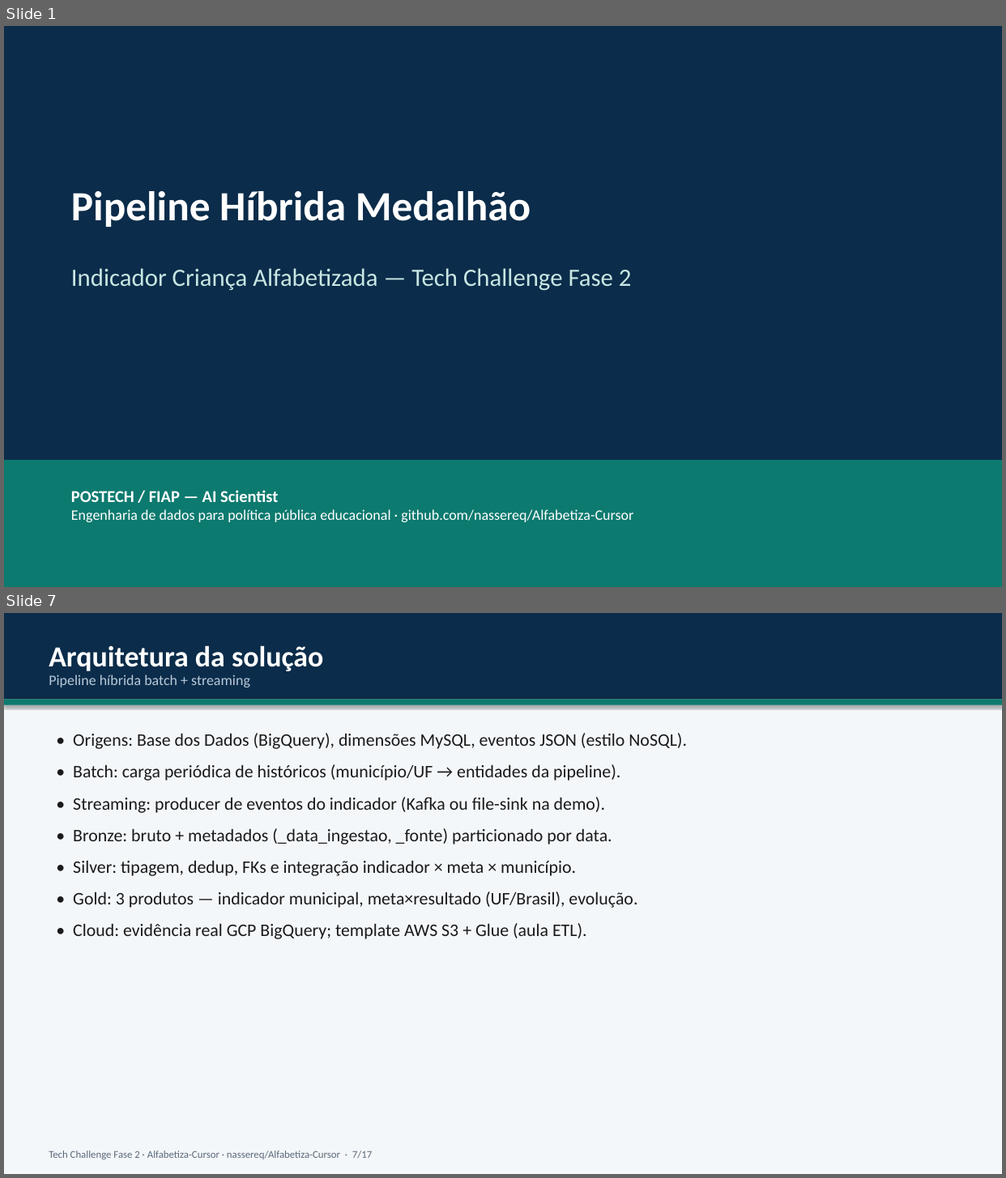
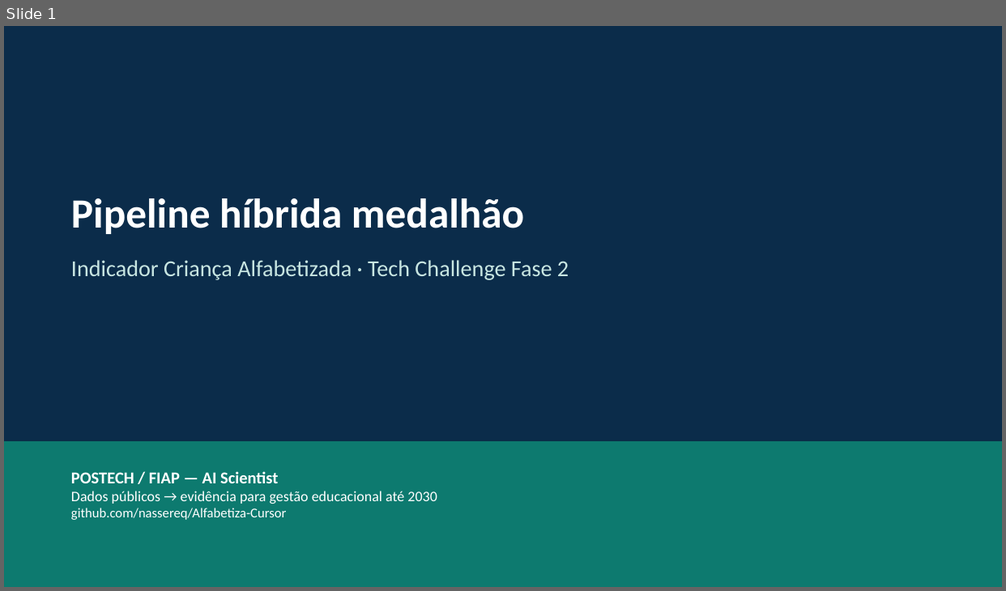
Before and after one commit to nassereq/Alfabetiza-Cursor, a slide deck: docs/Apresentacao_Tech_Challenge_Fase2_Alfabetiza.pptx. Shown one above the other, each under a label of ours: slides 1 and 7 before the commit, slide 1 after it; the slides between them are not shown. The pictures are 1006x1178 and 1006x591 pixels, drawn with LibreOffice and Linux fonts; fonts in the diff are those of the drawing. Boxes give left, top, right and bottom in pixels: in the first picture for what was removed or moved away, otherwise in the second. Text is boxed around its words. In the diff, an @@ line names an element or a change of style, - is before the commit and + after.

```diff
--- a/docs/Apresentacao_Tech_Challenge_Fase2_Alfabetiza.pptx
+++ b/docs/Apresentacao_Tech_Challenge_Fase2_Alfabetiza.pptx
@@ slide 7 removed at (x1=4, y1=613, x2=1002, y2=1174), background #FFFFFF @@
@@ rectangle removed at (x1=4, y1=613, x2=1002, y2=1174) @@
@@ rectangle removed at (x1=4, y1=613, x2=1002, y2=699) @@
@@ text removed at (x1=49, y1=645, x2=324, y2=671) @@
-Arquitetura da solução
@@ text removed at (x1=49, y1=675, x2=250, y2=688) @@
-Pipeline híbrida batch + streaming
@@ rectangle removed at (x1=4, y1=699, x2=1002, y2=705) @@
@@ text removed at (x1=73, y1=733, x2=687, y2=939) @@
-• Origens: Base dos Dados (BigQuery), dimensões MySQL, eventos JSON (estilo NoSQL).
-• Batch: carga periódica de históricos (município/UF → entidades da pipeline).
-• Streaming: producer de eventos do indicador (Kafka ou file-sink na demo).
-• Bronze: bruto + metadados (_data_ingestao, _fonte) particionado por data.
-• Silver: tipagem, dedup, FKs e integração indicador × meta × município.
-• Gold: 3 produtos — indicador municipal, meta×resultado (UF/Brasil), evolução.
-• Cloud: evidência real GCP BigQuery; template AWS S3 + Glue (aula ETL).
@@ text removed at (x1=49, y1=1151, x2=372, y2=1160) @@
-Tech Challenge Fase 2 · Alfabetiza-Cursor · nassereq/Alfabetiza-Cursor · 7/17
@@ slide 1 changed as well @@
@@ text at (x1=71, y1=199, x2=524, y2=234): text changed @@
-Pipeline Híbrida Medalhão
+Pipeline híbrida medalhão
@@ text at (x1=71, y1=260, x2=569, y2=280): text changed; size 24 to 22 pt @@
-Indicador Criança Alfabetizada — Tech Challenge Fase 2
+Indicador Criança Alfabetizada · Tech Challenge Fase 2
@@ rectangle resized from (x1=4, y1=460, x2=1002, y2=587) to (x1=4, y1=442, x2=1002, y2=587) @@
@@ text "POSTECH / FIAP — AI ..." moved from (x1=71, y1=490, x2=633, y2=523) to (x1=71, y1=472, x2=437, y2=520) @@
@@ text at (x1=71, y1=491, x2=437, y2=520): text changed @@
-Engenharia de dados para política pública educacional · github.com/nassereq/Alfabetiza-Cursor
+Dados públicos → evidência para gestão educacional até 2030
+github.com/nassereq/Alfabetiza-Cursor
```
Also in this commit, not shown: 5 other slides changed, 6 slides added, 10 other slides removed, 23 other files.
